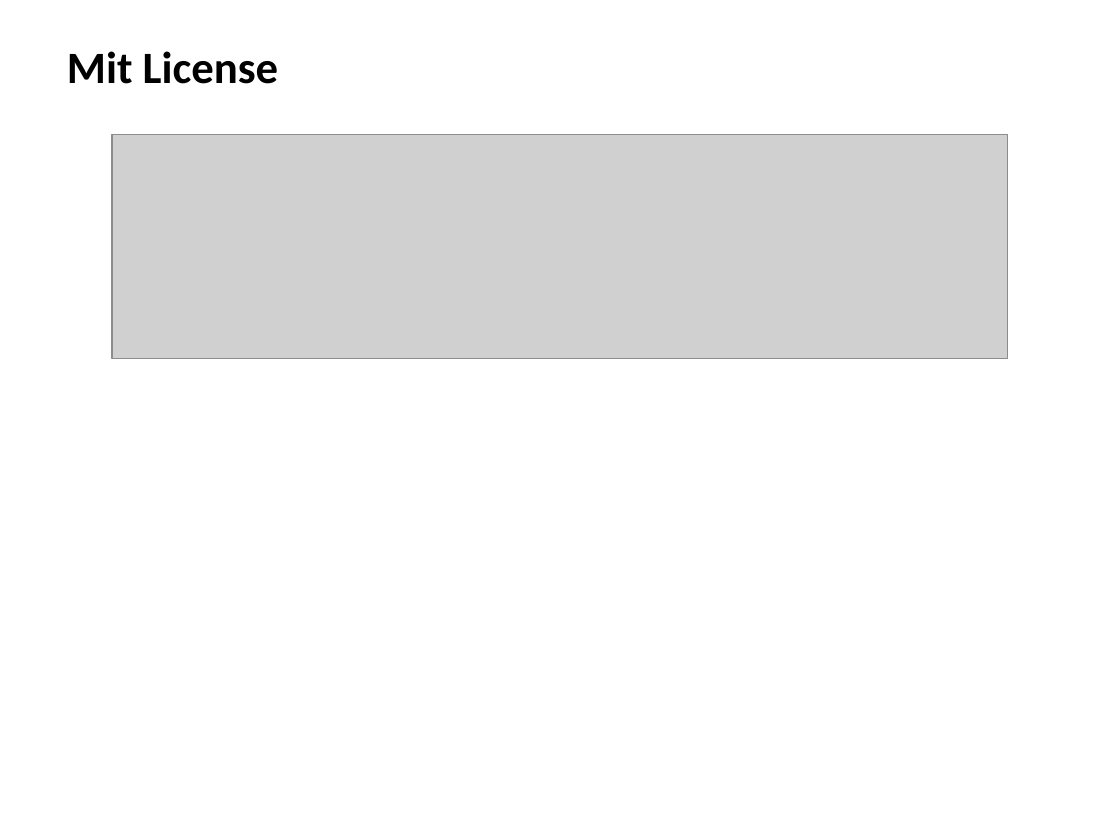
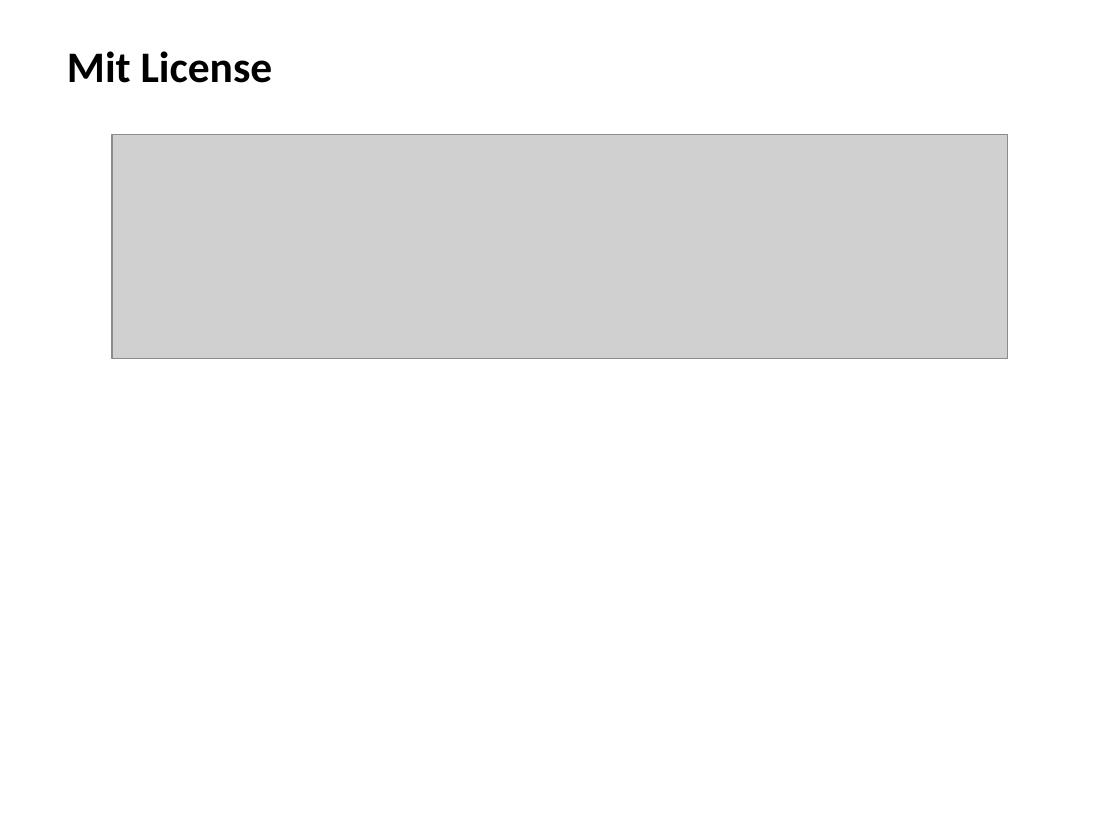
Before and after one commit to dusturb/planning-with-files, a slide deck: slide 3 of presentation.pptx. Drawn at 1120x840 pixels with LibreOffice and Linux fonts; fonts in the diff are those of the drawing; grey boxes stand for pictures. Boxes give left, top, right and bottom in pixels: in the first picture for what was removed or moved away, otherwise in the second. Text is boxed around its words. In the diff, an @@ line names an element or a change of style, - is before the commit and + after.

```diff
--- a/presentation.pptx
+++ b/presentation.pptx
@@ text "Mit License" at (67, 51, 273, 83): size 28.8 to 28 pt @@
```
Also in this commit, not shown: 2 other slides changed, 2 other files.
